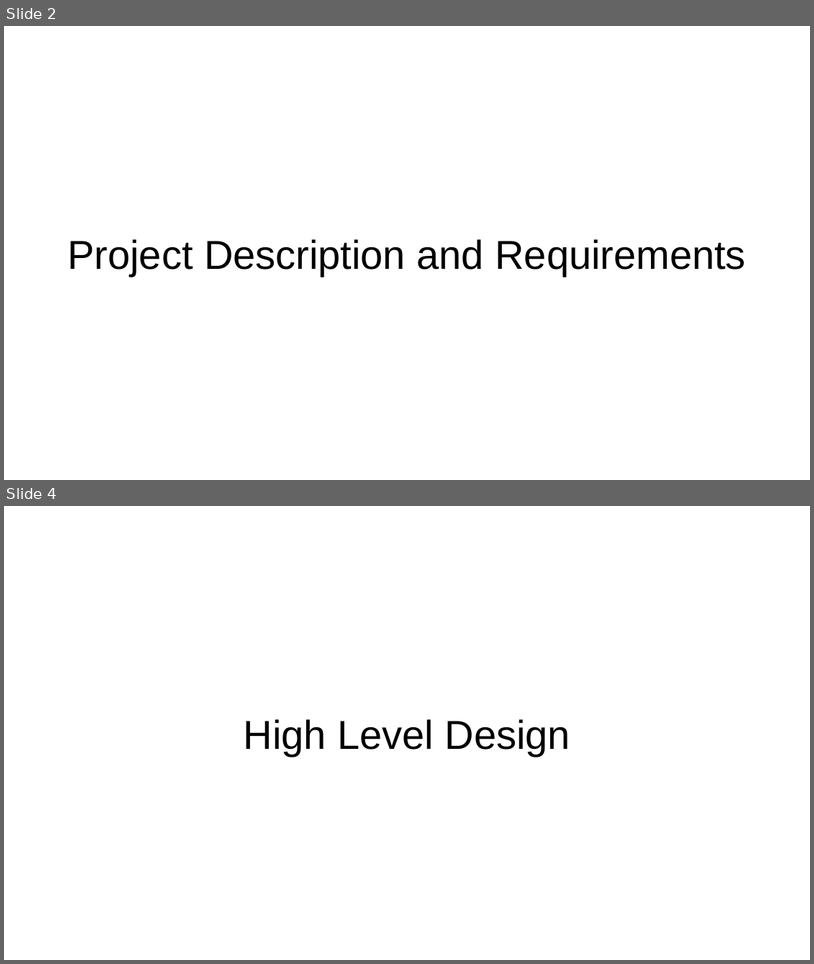
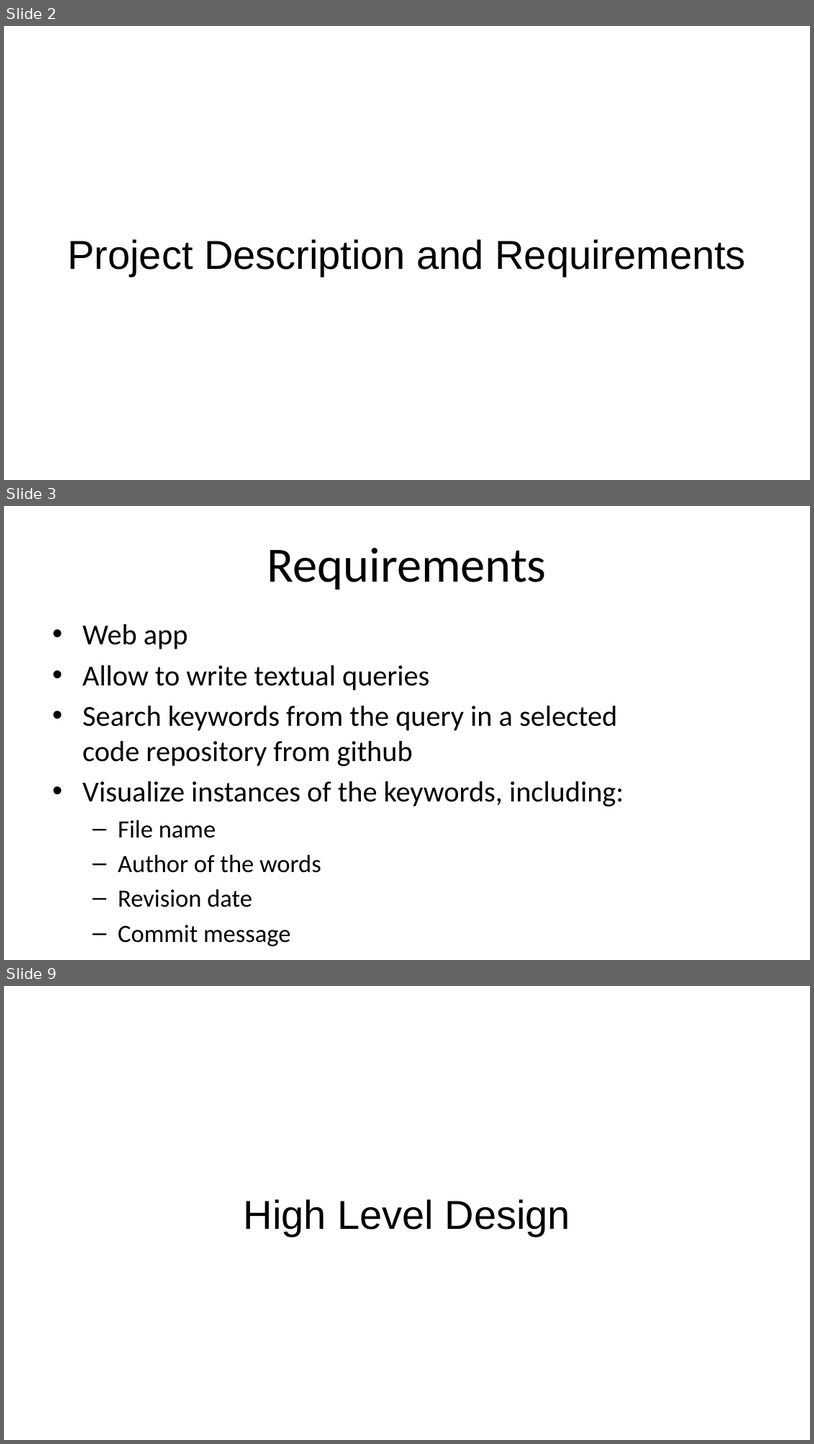
Before and after one commit to RWenger/Code-Search-Engine-CS3704, a slide deck: Presentation/Final Presentation.pptx. Shown one above the other, each under a label of ours: slides 2 and 4 before the commit, slides 2, 3 and 9 after it; the slides between them are not shown. The pictures are 814x964 and 814x1444 pixels, drawn with LibreOffice and Linux fonts; fonts in the diff are those of the drawing. Boxes give left, top, right and bottom in pixels: in the first picture for what was removed or moved away, otherwise in the second. Text is boxed around its words. In the diff, an @@ line names an element or a change of style, - is before the commit and + after.

Commit message:
Added Requirements to Presentation

```diff
--- a/Presentation/Final Presentation.pptx
+++ b/Presentation/Final Presentation.pptx
@@ slide 3 added at (x1=4, y1=506, x2=810, y2=960), background #FFFFFF @@
@@ title added at (x1=268, y1=548, x2=547, y2=590), 44 pt, text #000000 @@
+Requirements
@@ text added at (x1=82, y1=624, x2=624, y2=907), 25.9 pt, text #000000 @@
+• Web app
+• Allow to write textual queries
+• Search keywords from the query in a selected code repository from github
+• Visualize instances of the keywords, including:
+  – File name
+  – Author of the words
+  – Revision date
+  – Commit message
@@ what was slide 4 is now slide 9 @@
```
Also in this commit, not shown: 5 other slides added, 1 slide removed.
